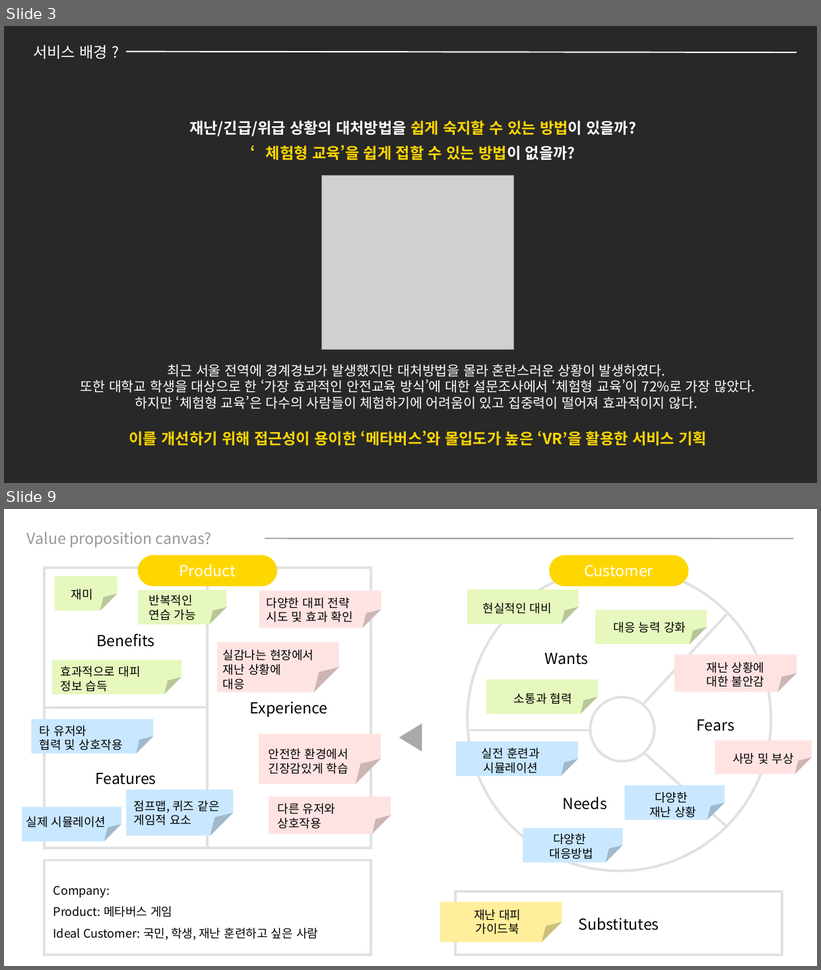
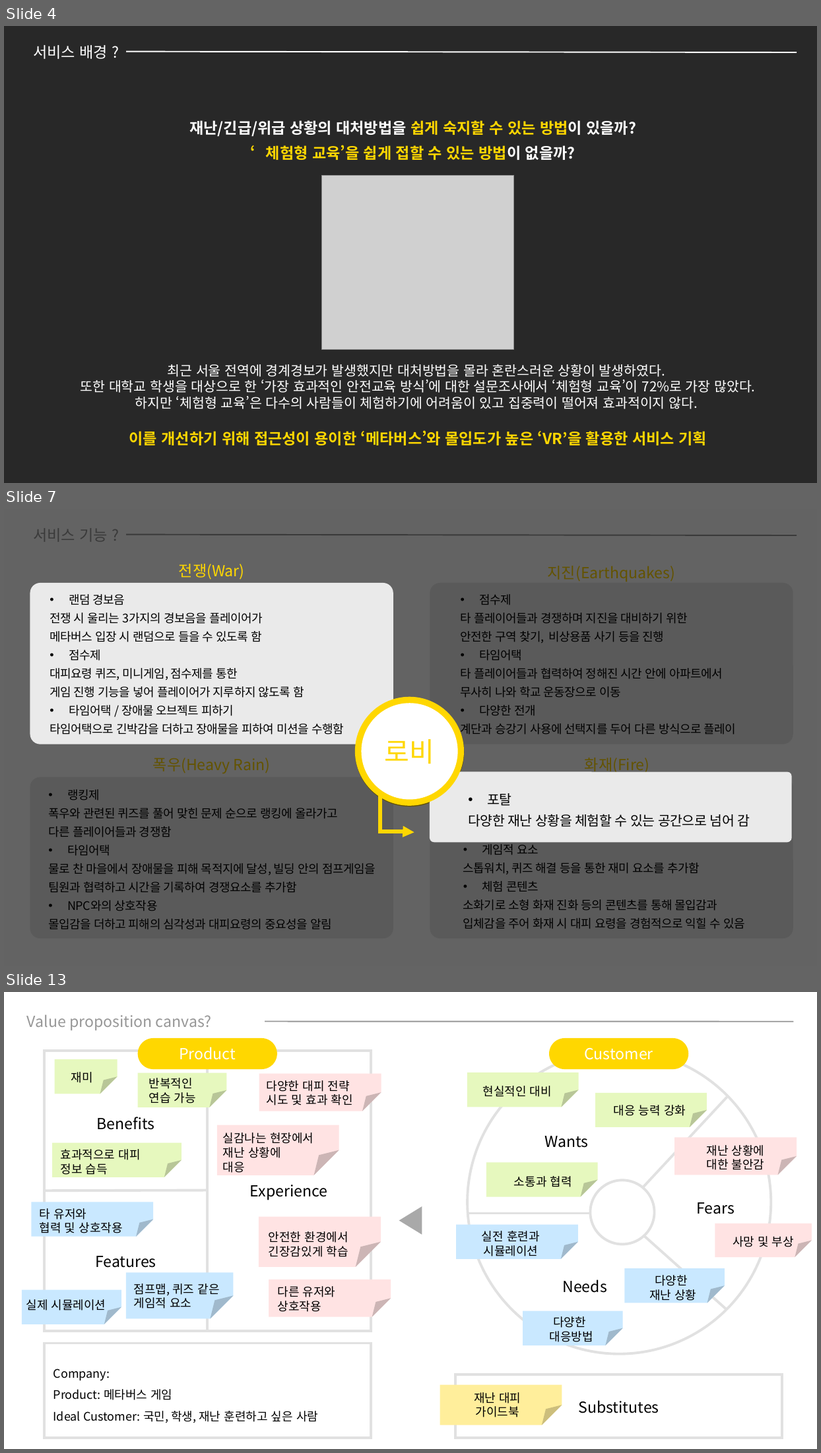
Before and after one commit to Khackathon/k-hackathon, a slide deck: 은아/K-해커톤 ppt.pptx. Shown one above the other, each under a label of ours: slides 3 and 9 before the commit, slides 4, 7 and 13 after it; the slides between them are not shown. The pictures are 821x970 and 821x1453 pixels, drawn with LibreOffice and Linux fonts; fonts in the diff are those of the drawing; grey boxes stand for pictures. Boxes give left, top, right and bottom in pixels: in the first picture for what was removed or moved away, otherwise in the second. Text is boxed around its words. In the diff, an @@ line names an element or a change of style, - is before the commit and + after.

```diff
--- a/은아/K-해커톤 ppt.pptx
+++ b/은아/K-해커톤 ppt.pptx
@@ slide 7 added at <box>4,509,817,966</box>, background #FFFFFF @@
@@ rectangle added at <box>4,509,817,966</box>, fill #000000 at 61% opacity, 18 pt, text #FFFFFF @@
+`
@@ text added at <box>33,528,108,541</box>, 18 pt, text #979797 @@
+서비스 기능 ?
@@ line added from (126, 535) to (797, 535), #979797 1.5 pt @@
@@ text added at <box>179,564,245,580</box>, 18 pt, text #FFD700 @@
+전쟁(War)
@@ rounded rectangle added at <box>30,583,394,745</box>, fill #EAEAEA @@
@@ rounded rectangle added at <box>430,583,793,745</box>, fill #EAEAEA @@
@@ text added at <box>50,594,344,735</box>, 14 pt, text #000000 @@
+• 랜덤 경보음
+전쟁 시 울리는 3가지의 경보음을 플레이어가
+메타버스 입장 시 랜덤으로 들을 수 있도록 함
+• 점수제
+대피요령 퀴즈, 미니게임, 점수제를 통한
+게임 진행 기능을 넣어 플레이어가 지루하지 않도록 함
+• 타임어택 / 장애물 오브젝트 피하기
+타임어택으로 긴박감을 더하고 장애물을 피하여 미션을 수행함
@@ text added at <box>461,594,737,737</box>, 14 pt, text #000000 @@
+• 점수제
+타 플레이어들과 경쟁하며 지진을 대비하기 위한
+안전한 구역 찾기, 비상용품 사기 등을 진행
+• 타임어택
+타 플레이어들과 협력하여 정해진 시간 안에 아파트에서
+무사히 나와 학교 운동장으로 이동
+• 다양한 전개
+계단과 승강기 사용에 선택지를 두어 다른 방식으로 플레이
@@ ellipse added at <box>355,698,465,807</box>, fill #FFD700 @@
@@ ellipse added at <box>355,697,465,806</box>, fill #FFD700 @@
@@ ellipse added at <box>362,704,458,801</box>, fill #FFFFFF, 16 pt, text #FFD700 @@
+재난,
+긴급
+상황
@@ ellipse added at <box>362,703,458,799</box>, fill #FFFFFF, 32 pt, text #FFD700 @@
+로비
@@ text added at <box>585,758,650,774</box>, 18 pt, text #FFD700 @@
+화재(Fire)
@@ rounded rectangle added at <box>30,778,394,939</box>, fill #EAEAEA @@
@@ rounded rectangle added at <box>430,778,793,939</box>, fill #EAEAEA @@
@@ rounded rectangle added at <box>430,772,792,843</box>, fill #EAEAEA @@
@@ text added at <box>48,789,376,930</box>, 14 pt, text #000000 @@
+• 랭킹제
+폭우와 관련된 퀴즈를 풀어 맞힌 문제 순으로 랭킹에 올라가고
+다른 플레이어들과 경쟁함
+• 타임어택
+물로 찬 마을에서 장애물을 피해 목적지에 달성, 빌딩 안의 점프게임을 팀원과 협력하고 시간을 기록하여 경쟁요소를 추가함
+• NPC와의 상호작용
+몰입감을 더하고 피해의 심각성과 대피요령의 중요성을 알림
@@ elbow arrow added from (380, 793) to (415, 833), #FFD700 4.5 pt @@
@@ text added at <box>463,793,745,929</box>, 14 pt, text #000000 @@
+• 플레이어 HP 기능
+플레이어의 HP를 보여주며 몰입감을 더해주고
+올바른 대피 행동을 하지 않았을 때 감소
+• 게임적 요소
+스톱워치, 퀴즈 해결 등을 통한 재미 요소를 추가함
+• 체험 콘텐츠
+소화기로 소형 화재 진화 등의 콘텐츠를 통해 몰입감과
+입체감을 주어 화재 시 대피 요령을 경험적으로 익힐 수 있음
@@ text added at <box>468,793,750,827</box>, 16 pt, text #000000 @@
+• 포탈
+다양한 재난 상황을 체험할 수 있는 공간으로 넘어 감
@@ what was slide 3 is now slide 4 @@
@@ what was slide 9 is now slide 13 @@
```
Also in this commit, not shown: 8 slides changed, 10 other slides added, 2 other files.
